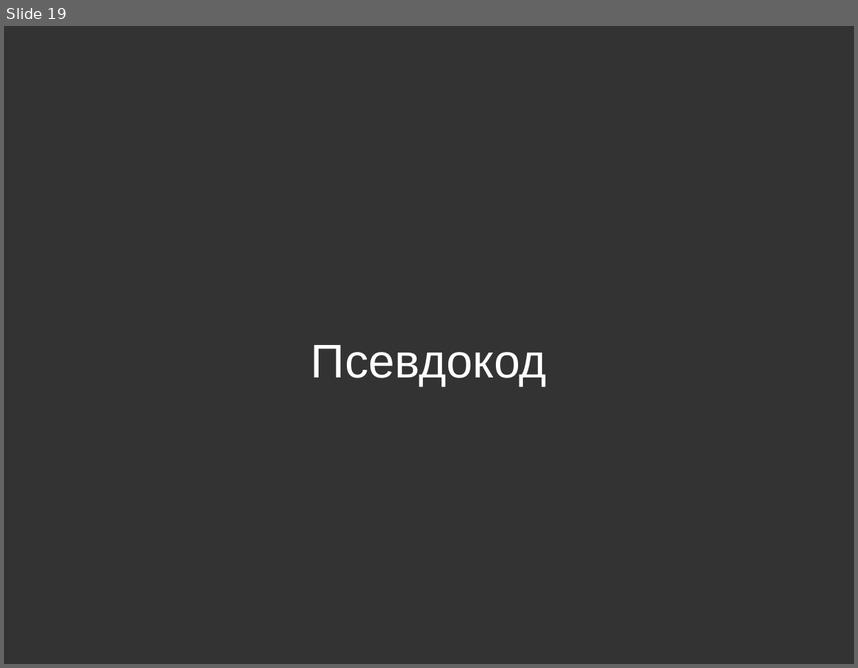
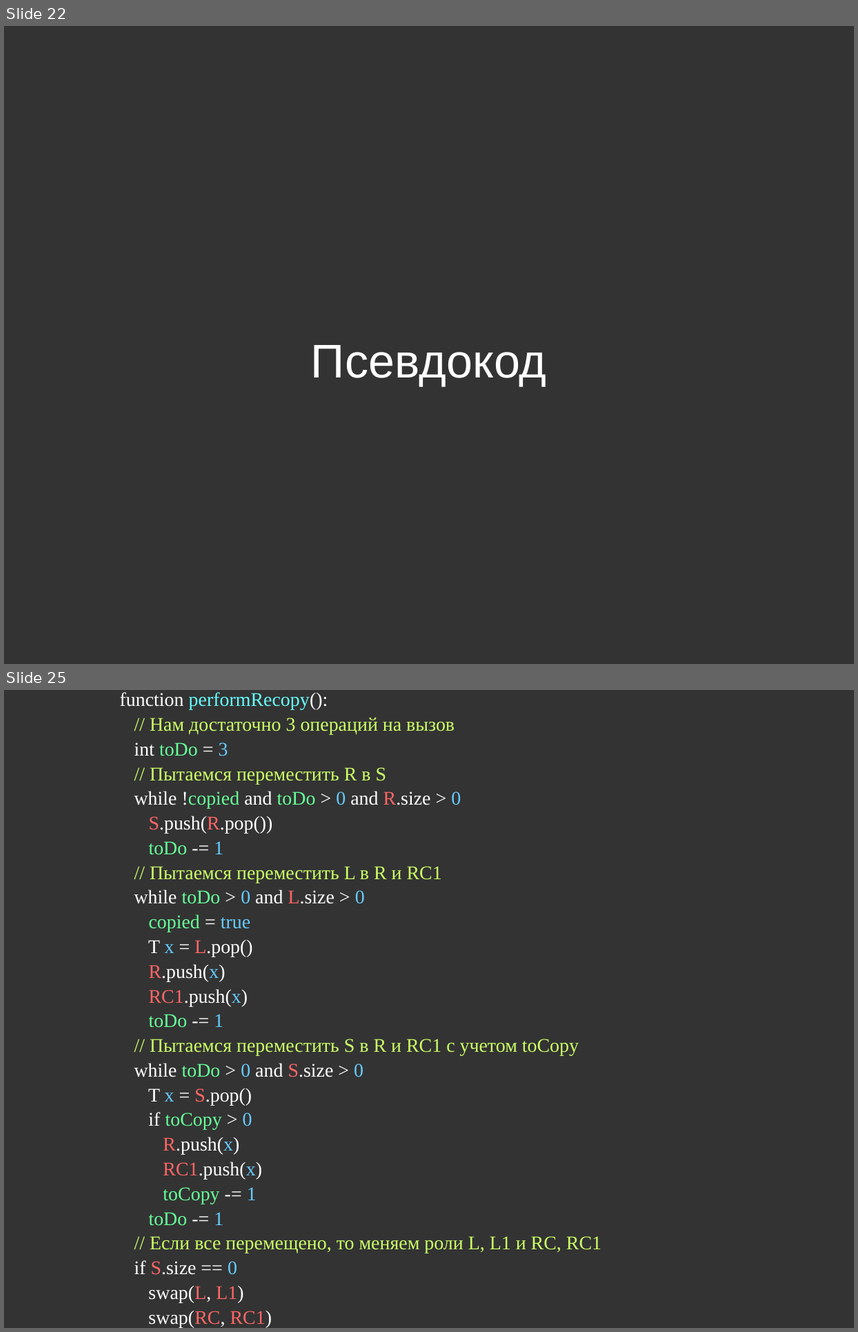
Before and after one commit to Arvolear/Visualizers, a slide deck: Queue_on_six_stacks/Presentation/Sueue.odp. Shown one above the other, each under a label of ours: slide 19 before the commit, slides 22 and 25 after it; the slides between them are not shown. The pictures are 858x668 and 858x1332 pixels, drawn with LibreOffice and Linux fonts; fonts in the diff are those of the drawing. Boxes give left, top, right and bottom in pixels: in the first picture for what was removed or moved away, otherwise in the second. Text is boxed around its words. In the diff, an @@ line names an element or a change of style, - is before the commit and + after.

```diff
--- a/Queue_on_six_stacks/Presentation/Sueue.odp
+++ b/Queue_on_six_stacks/Presentation/Sueue.odp
@@ slide 25 added at (x1=4, y1=690, x2=854, y2=1328), background #333333 @@
@@ subtitle added at (x1=134, y1=692, x2=602, y2=1302), 18 pt, text #CCFF66 @@
+function performRecopy():
+// Нам достаточно 3 операций на вызов
+int toDo = 3
+// Пытаемся переместить R в S
+while !copied and toDo > 0 and R.size > 0
+S.push(R.pop())
+toDo -= 1
+// Пытаемся переместить L в R и RС1
+while toDo > 0 and L.size > 0
+copied = true
+T x = L.pop()
+R.push(x)
+RС1.push(x)
+toDo -= 1
+// Пытаемся переместить S в R и RС1 с учетом toCopy
+while toDo > 0 and S.size > 0
+T x = S.pop()
+if toCopy > 0
+R.push(x)
+RС1.push(x)
+toCopy -= 1
+toDo -= 1
+// Если все перемещено, то меняем роли L, L1 и RС, RС1
+if S.size == 0
+swap(L, L1)
+swap(RС, RС1)
@@ what was slide 19 is now slide 22 @@
```
Also in this commit, not shown: 7 slides changed, 5 other slides added, 7 other files.
